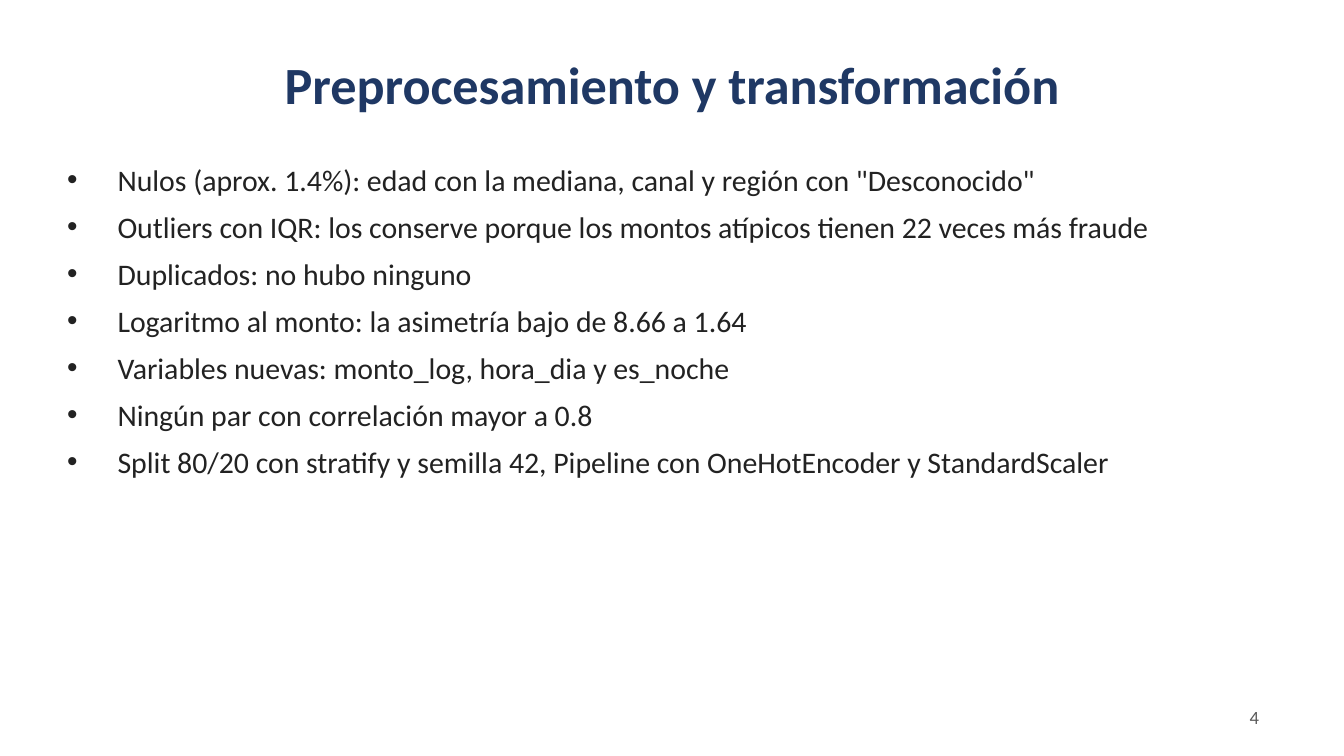
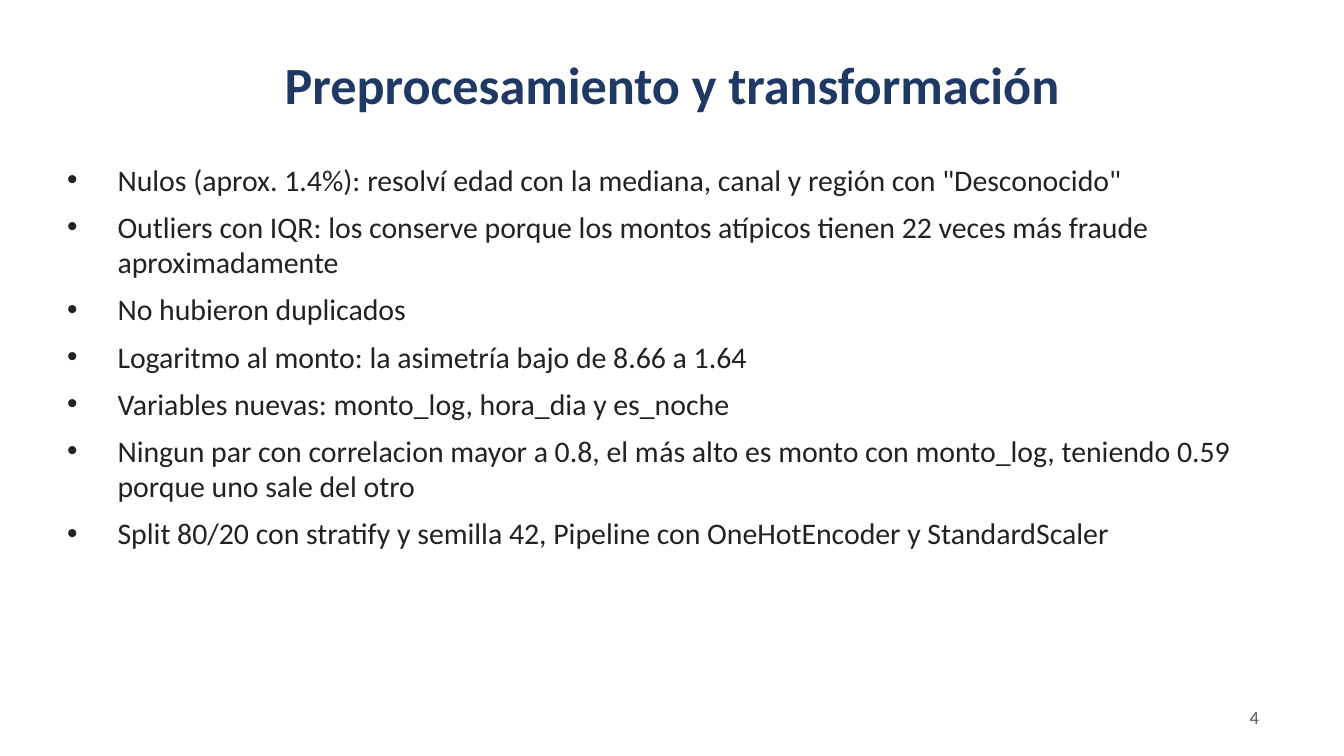
Before and after one commit to kg-alvarado/Project_fraude_kdd, a slide deck: slide 4 of presentacion/presentacion_defensa.pptx. Drawn at 1344x756 pixels with LibreOffice and Linux fonts; fonts in the diff are those of the drawing. Boxes give left, top, right and bottom in pixels: in the first picture for what was removed or moved away, otherwise in the second. Text is boxed around its words. In the diff, an @@ line names an element or a change of style, - is before the commit and + after.

```diff
--- a/presentacion/presentacion_defensa.pptx
+++ b/presentacion/presentacion_defensa.pptx
@@ text at (x1=118, y1=169, x2=1148, y2=325): text changed @@
-• Nulos (aprox. 1.4%): edad con la mediana, canal y región con "Desconocido"
-• Outliers con IQR: los conserve porque los montos atípicos tienen 22 veces más fraude
-• Duplicados: no hubo ninguno
+• Nulos (aprox. 1.4%): resolví edad con la mediana, canal y región con "Desconocido"
+• Outliers con IQR: los conserve porque los montos atípicos tienen 22 veces más fraude aproximadamente
+• No hubieron duplicados
@@ text at (x1=118, y1=441, x2=1230, y2=502): text changed @@
-• Ningún par con correlación mayor a 0.8
+• Ningun par con correlacion mayor a 0.8, el más alto es monto con monto_log, teniendo 0.59 porque uno sale del otro
```
Also in this commit, not shown: 9 other slides changed.
